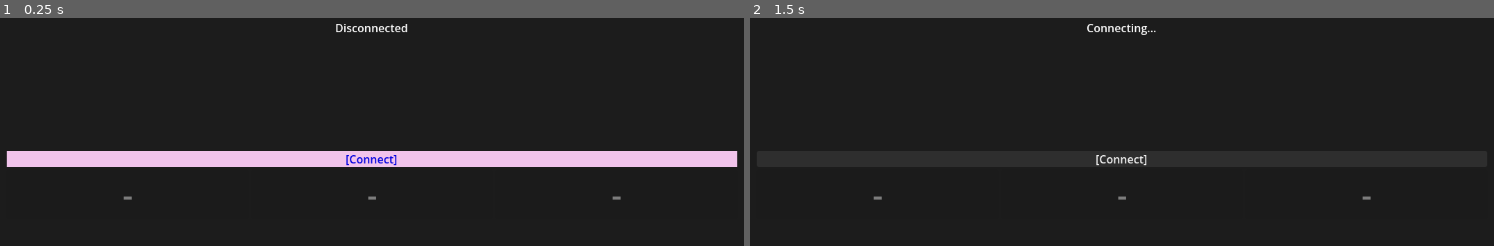
Above: before the commit, frames 1-2 (left to right).
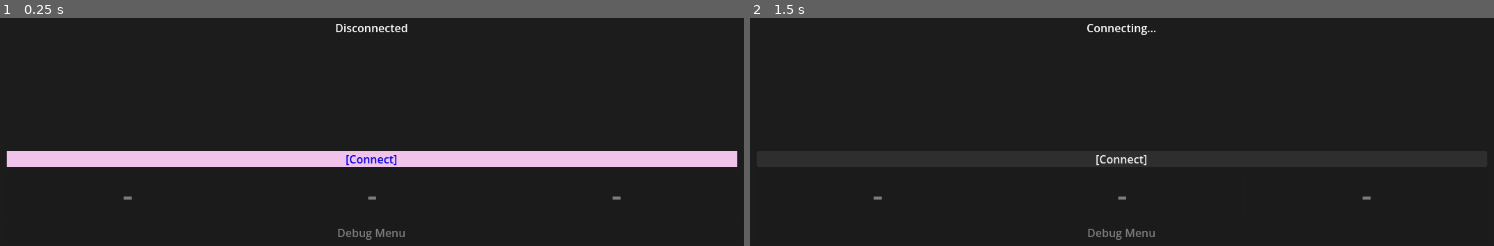
Above: after the commit, the same moments.

Repository: trake25/Corp-Tower
Game: Godot game, scene res://Cor/Scenes/Main.tscn
Same seed, same stepped clock (60 frames per second), same inputs: the game is played once before the commit and once after it.
Inputs:
- Up to frame 1 (0.25 s): no input
- Up to frame 2 (1.5 s): tap Enter at 0.5 s; click "[Connect]" at 1.25 s

The runs differ from the first frame. In frame 1, 0.2% of the frame differs, in the area x 45-55%, y 92-98%; in frame 2, 0.2%.

Commit message:
Debug Menu V1 bug fixing

Diff:
--- a/src/Client/App/corp-tower/Cor/Scenes/Main.tscn
+++ b/src/Client/App/corp-tower/Cor/Scenes/Main.tscn
@@ -123,3 +123,36 @@
 theme_override_colors/font_color = Color(0.96057194, 0.3236335, 0, 1)
 theme_override_font_sizes/font_size = 45
 theme_override_styles/normal = SubResource("StyleBoxFlat_gn3re")
+
+[node name="VBoxContainer" type="VBoxContainer" parent="Control/Panel/MarginContainer/VBoxContainer" unique_id=495796600]
+layout_mode = 2
+
+[node name="DebugButton" type="Button" parent="Control/Panel/MarginContainer/VBoxContainer/VBoxContainer" unique_id=1321903783]
+unique_name_in_owner = true
+layout_mode = 2
+
+[node name="DebugPanel" type="Panel" parent="Control/Panel/MarginContainer/VBoxContainer/VBoxContainer" unique_id=2009792903]
+unique_name_in_owner = true
+visible = false
+layout_mode = 2
+
+[node name="VBoxContainer" type="VBoxContainer" parent="Control/Panel/MarginContainer/VBoxContainer/VBoxContainer/DebugPanel" unique_id=1846885772]
+layout_mode = 0
+offset_right = 1047.0
+offset_bottom = 314.0
+
+[node name="BotsToggle" type="CheckButton" parent="Control/Panel/MarginContainer/VBoxContainer/VBoxContainer/DebugPanel/VBoxContainer" unique_id=620285696]
+unique_name_in_owner = true
+layout_mode = 2
+
+[node name="BotCountSlider" type="HSlider" parent="Control/Panel/MarginContainer/VBoxContainer/VBoxContainer/DebugPanel/VBoxContainer" unique_id=214244970]
+unique_name_in_owner = true
+layout_mode = 2
+
+[node name="CooldownSlider" type="HSlider" parent="Control/Panel/MarginContainer/VBoxContainer/VBoxContainer/DebugPanel/VBoxContainer" unique_id=157146832]
+unique_name_in_owner = true
+layout_mode = 2
+
+[node name="CloseButton" type="Button" parent="Control/Panel/MarginContainer/VBoxContainer/VBoxContainer/DebugPanel/VBoxContainer" unique_id=1581234447]
+unique_name_in_owner = true
+layout_mode = 2
--- a/src/Client/App/corp-tower/Cor/Scripts/Main.gd
+++ b/src/Client/App/corp-tower/Cor/Scripts/Main.gd
@@ -5,6 +5,13 @@
 @onready var place_block_button1 = %PlaceBlockButton1
 @onready var place_block_button2 = %PlaceBlockButton2
 @onready var place_block_button3 = %PlaceBlockButton3
+
+@onready var debug_button = %DebugButton
+@onready var debug_panel =  %DebugPanel
+
+@onready var bots_toggle = %BotsToggle
+@onready var bot_count_slider = %BotCountSlider
+@onready var cooldown_slider = %CooldownSlider
 
 @onready var status_label = %StatusLabel
 @onready var player_label = %PlayerLabel
@@ -27,6 +34,17 @@
 
 	connect_button.text = "[Connect]"
 
+	debug_button.text = "Debug Menu"
+	debug_button.disabled = true
+	debug_button.pressed.connect(on_debug_pressed)
+
+	bots_toggle.text = "Bots"
+	bots_toggle.toggled.connect(on_bots_toggle)
+
+	bot_count_slider.value_changed.connect(on_bot_count_changed)
+
+	cooldown_slider.value_changed.connect(on_cooldown_changed)
+
 	# disable + reset inventory UI
 	for btn in inventory_buttons:
 		btn.disabled = true
@@ -45,10 +63,37 @@
 	NetworkManager.client_status.connect(update_connect_button)
 	NetworkManager.game_state_updated.connect(update_game_state)
 
+func on_debug_pressed():
+
+	debug_panel.visible=\
+		!debug_panel.visible
+
+
+func on_bots_toggle(enabled):
+
+	NetworkManager.update_config(
+		"debugBotsEnabled",
+		enabled
+	)
+
+
+func on_bot_count_changed(value):
+
+	NetworkManager.update_config(
+		"debugBotCount",
+		int(value)
+	)
+
+
+func on_cooldown_changed(value):
+
+	NetworkManager.update_config(
+		"placementCooldown",
+		int(value)
+	)
 
 func on_connect_pressed():
 	NetworkManager.toggle_connection()
-
 
 func on_block_pressed(index):
 	NetworkManager.place_block(index)
@@ -56,10 +101,15 @@
 
 func update_status(text):
 	status_label.text = text
+	if text == "Connected":
+		debug_button.disabled = false
+	else:
+		debug_button.disabled = true
 
 
 func update_connect_button(status):
 	connect_button.text = status
+
 
 
 # =========================
--- a/src/Client/App/corp-tower/Sys/NetMan/NetworkManager.gd
+++ b/src/Client/App/corp-tower/Sys/NetMan/NetworkManager.gd
@@ -13,7 +13,7 @@
 signal client_status(status)
 
 func connect_server():
-	var url = "ws://13.229.227.24:3000"
+	var url = "ws://52.221.225.117:3000"
 
 	status_changed.emit("Connecting...")
 
@@ -113,3 +113,27 @@
 				client_status.emit("[Connect]")
 			is_conn_estab = false
 			is_connecting = false
+
+func update_config(
+	key,
+	value
+):
+
+	var data={
+
+		"type":"update_config",
+
+		"key":key,
+
+		"value":value
+	}
+
+	ws.send_text(
+		JSON.stringify(data)
+	)
+
+	print(
+		"Config update:",
+		key,
+		value
+	)
Not shown, changed: src/Server/Server.js
